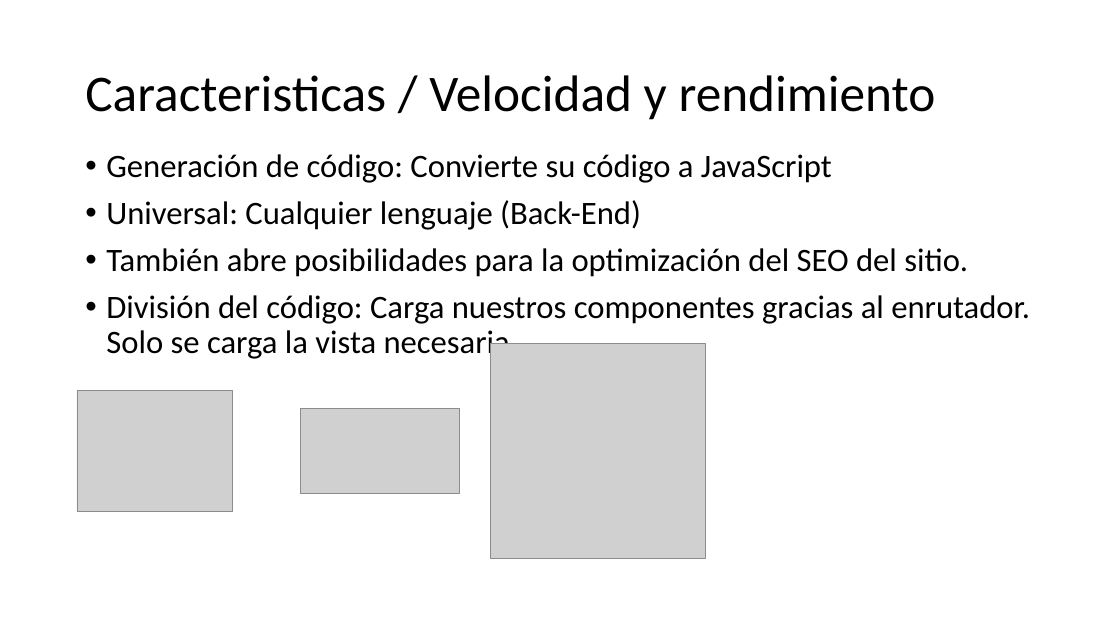
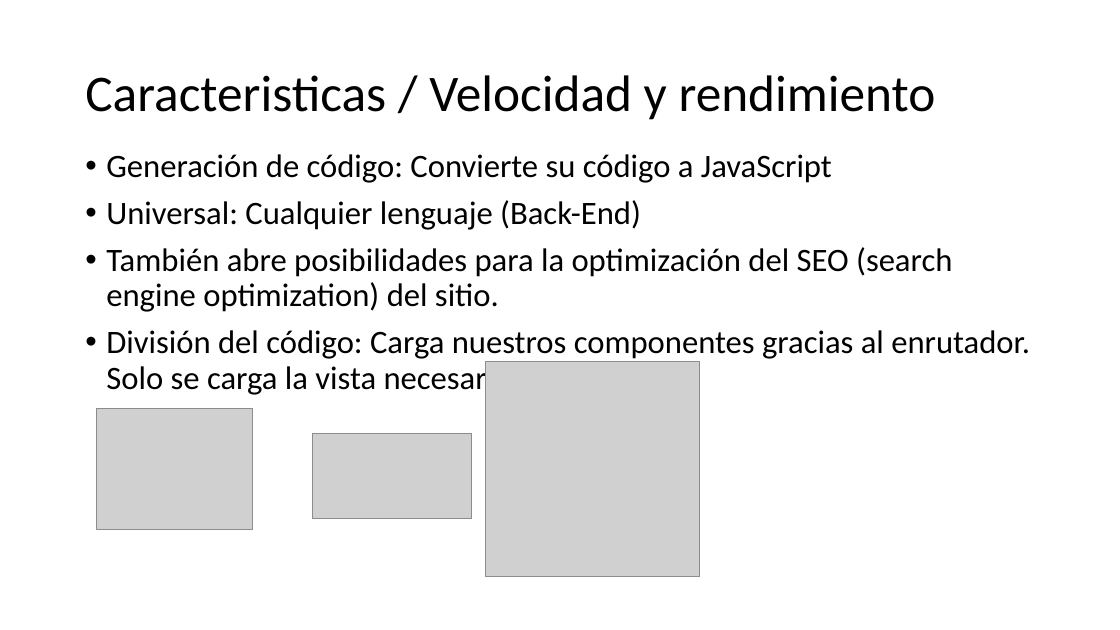
Before and after one commit to codebryanc/ionicBizagi, a slide deck: slide 5 of Step 10 - Angular/Presentación12.pptx. Drawn at 1120x630 pixels with LibreOffice and Linux fonts; fonts in the diff are those of the drawing; grey boxes stand for pictures. Boxes give left, top, right and bottom in pixels: in the first picture for what was removed or moved away, otherwise in the second. Text is boxed around its words. In the diff, an @@ line names an element or a change of style, - is before the commit and + after.

Commit message:
cambio de SEO en ppt de Angular

```diff
--- a/Step 10 - Angular/Presentación12.pptx
+++ b/Step 10 - Angular/Presentación12.pptx
@@ text at (x1=106, y1=247, x2=952, y2=312): text changed @@
-• También abre posibilidades para la optimización del SEO del sitio.
+• También abre posibilidades para la optimización del SEO (search engine optimization) del sitio.
@@ picture moved from (x1=491, y1=344, x2=705, y2=558) to (x1=486, y1=362, x2=700, y2=576) @@
@@ picture moved from (x1=77, y1=390, x2=234, y2=512) to (x1=97, y1=408, x2=253, y2=530) @@
@@ picture moved from (x1=301, y1=408, x2=460, y2=494) to (x1=313, y1=434, x2=471, y2=519) @@
```
